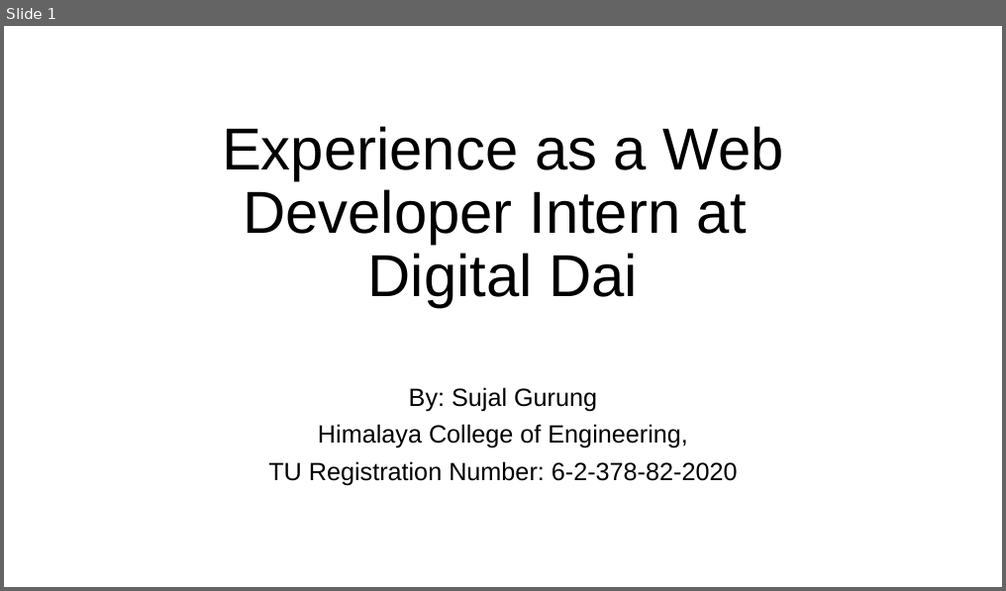
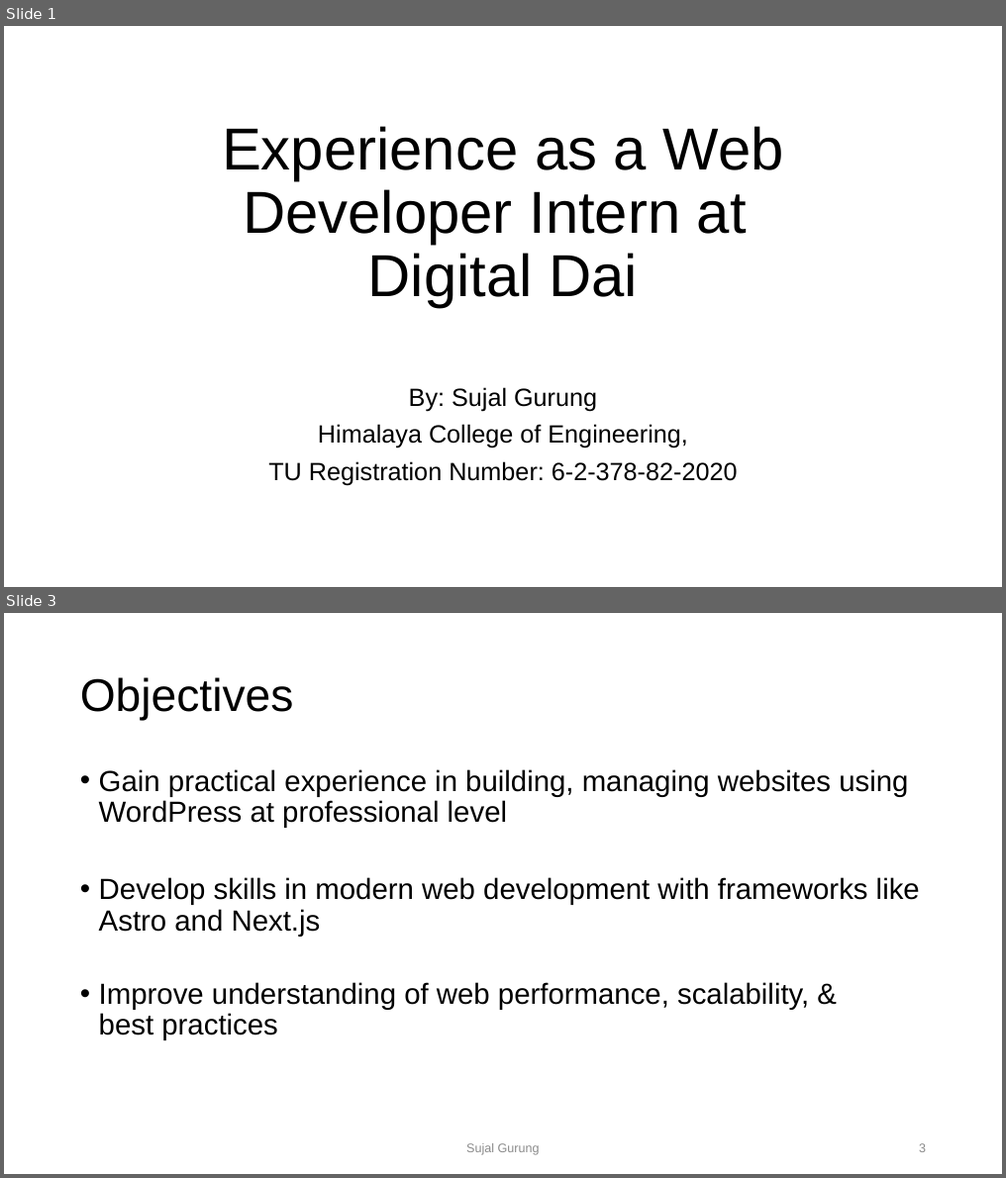
Before and after one commit to dinesh-58/college-files, a slide deck: 7th-sem/internship/Presentation.pptx. Shown one above the other, each under a label of ours: slide 1 before the commit, slides 1 and 3 after it; the slides between them are not shown. The pictures are 1006x591 and 1006x1178 pixels, drawn with LibreOffice and Linux fonts; fonts in the diff are those of the drawing. Boxes give left, top, right and bottom in pixels: in the first picture for what was removed or moved away, otherwise in the second. Text is boxed around its words. In the diff, an @@ line names an element or a change of style, - is before the commit and + after.

```diff
--- a/7th-sem/internship/Presentation.pptx
+++ b/7th-sem/internship/Presentation.pptx
@@ slide 3 added at (4, 613, 1002, 1174), background #FFFFFF @@
@@ title added at (80, 677, 294, 721), 44 pt, text #000000 @@
+Objectives
@@ text added at (99, 769, 920, 1041), 28 pt, text #000000 @@
+• Gain practical experience in building, managing websites using WordPress at professional level
+• Develop skills in modern web development with frameworks like Astro and Next.js
+• Improve understanding of web performance, scalability, &
+  best practices
@@ text added at (466, 1144, 540, 1156), 12 pt, text #8C8C8C @@
+Sujal Gurung
@@ page number added at (919, 1144, 926, 1153), 12 pt, text #8C8C8C @@
+3
```
Also in this commit, not shown: 16 slides changed, 2 other slides added, 6 other files.
